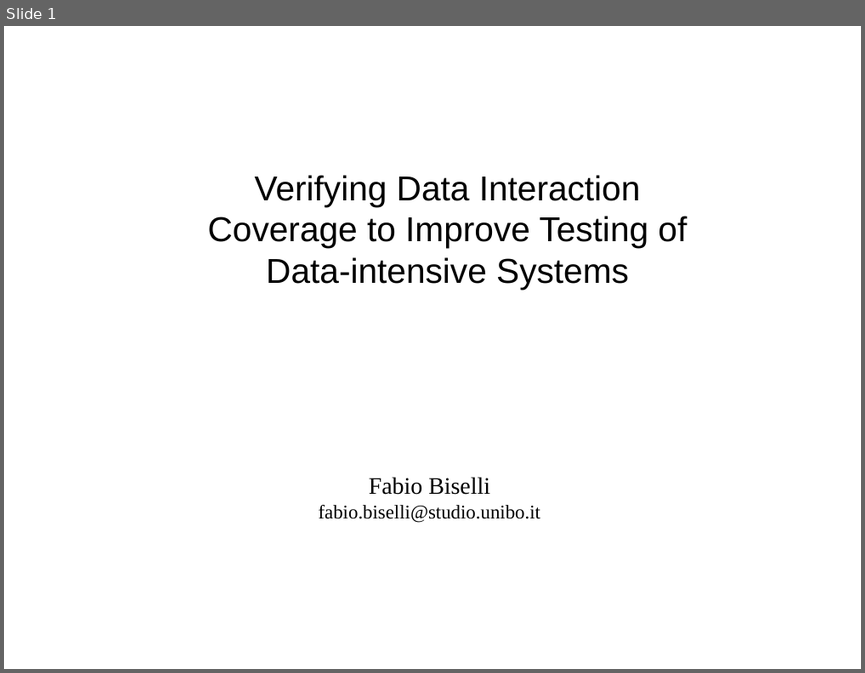
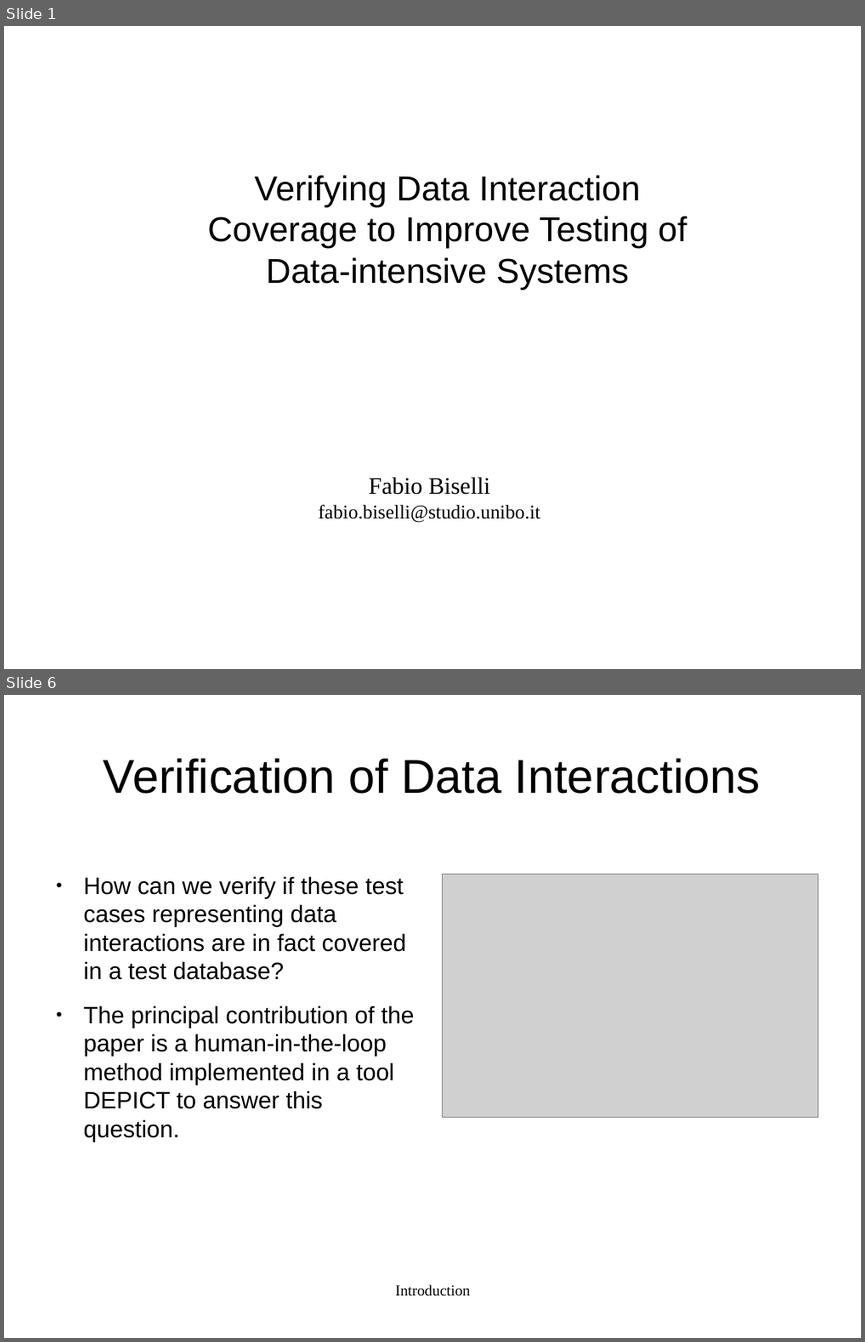
Before and after one commit to FabioBis/University, a slide deck: UNIBO/ComplementiBD/DataInteractionCoverage.odp. Shown one above the other, each under a label of ours: slide 1 before the commit, slides 1 and 6 after it; the slides between them are not shown. The pictures are 865x673 and 865x1342 pixels, drawn with LibreOffice and Linux fonts; fonts in the diff are those of the drawing; grey boxes stand for pictures. Boxes give left, top, right and bottom in pixels: in the first picture for what was removed or moved away, otherwise in the second. Text is boxed around its words. In the diff, an @@ line names an element or a change of style, - is before the commit and + after.

```diff
--- a/UNIBO/ComplementiBD/DataInteractionCoverage.odp
+++ b/UNIBO/ComplementiBD/DataInteractionCoverage.odp
@@ slide 6 added at (x1=4, y1=695, x2=861, y2=1338), background #FFFFFF @@
@@ title added at (x1=103, y1=758, x2=760, y2=794), 44 pt, text #000000 @@
+Verification of Data Interactions
@@ text added at (x1=84, y1=876, x2=415, y2=1141), 22 pt, text #000000 @@
+● How can we verify if these test cases representing data interactions are in fact covered in a test database?
+● The principal contribution of the paper is a human-in-the-loop method implemented in a tool DEPICT to answer this question.
@@ picture added at (x1=442, y1=873, x2=818, y2=1117) @@
@@ text added at (x1=395, y1=1284, x2=470, y2=1295), 14 pt, text #000000 @@
+Introduction
```
Also in this commit, not shown: 3 slides changed, 17 other slides added, 2 slides removed, 1 other file.
